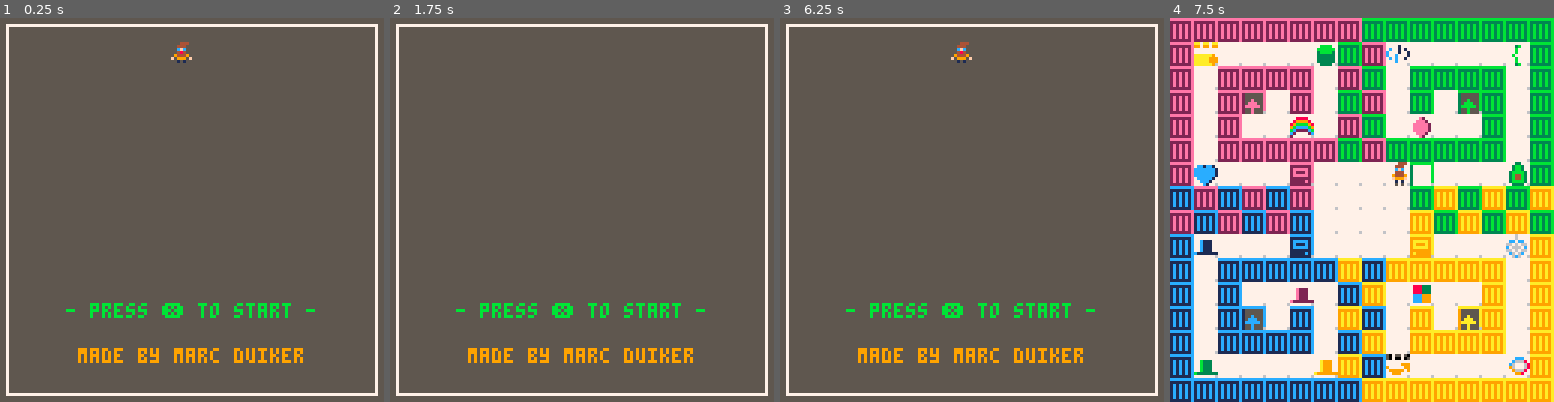
Above: before the commit, frames 1-4 (left to right).
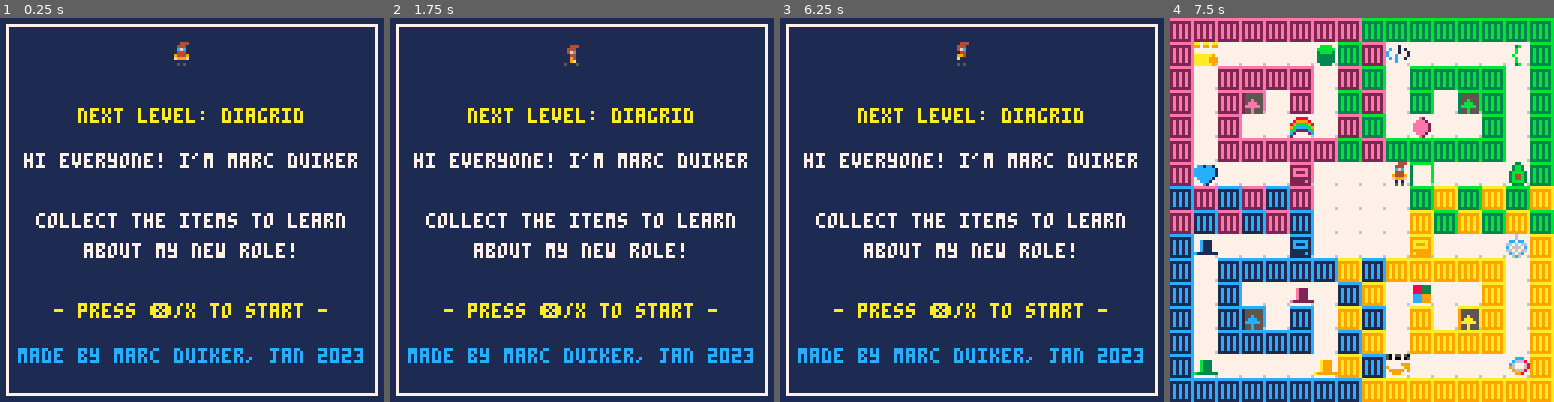
Above: after the commit, the same moments.

Repository: marcduiker/pico-8-games
Game: PICO-8 cartridge carts/diagrid/diagrid.p8
Two runs of this game, one before a commit and one after it. Both use one fixed random seed, a clock stepped at 60 frames per second and the inputs below.
Inputs:
- Up to frame 1 (0.25 s): no input
- Up to frame 2 (1.75 s): tap X (X key) at 0.33, 1.07 s; tap O (Z key) at 0.7, 1.7 s; hold Right from 1.6 s (still down)
- Up to frame 3 (6.25 s): tap X (X key) every 1.12 s from 1.85 to 5.2 s; release Right at 2.1 s; tap O (Z key) every 0.4 s from 2.1 to 6.1 s; hold Up 2.15-2.42 s; hold Right 2.47-3.03 s; hold Left 3.08-3.58 s; hold Down 3.63-3.97 s; hold Right 4.02-4.68 s; hold Up 4.73-5.03 s; hold Left 5.08-5.68 s; hold Down 5.73-6.03 s; hold Right from 6.08 s (still down)
- Up to frame 4 (7.5 s): tap X (X key) at 6.32, 7.43 s; tap O (Z key) at 6.5, 6.9, 7.3 s; release Right at 6.58 s; hold Right 6.63-7.13 s; hold Up 7.18-7.45 s

The runs differ from the first frame. In frame 1, 97% of the frame differs, in the area x 0-100%, y 0-100%; in frame 2, 97%; in frame 3, 97%; in frame 4, nothing differs.

Commit message:
Update start menu

Diff:
--- a/carts/diagrid/diagrid.p8
+++ b/carts/diagrid/diagrid.p8
@@ -38,62 +38,67 @@
 --menu
 
 function draw_menu()
-	local title=""
-	local instr1=""
-	local instr2=""
-	local instr3=""
+	local title="next level: diagrid"
+	local instr1="hi everyone! i'm marc duiker"
+	local instr2="collect the items to learn"
+	local instr3="about my new role!"
 	local instr4=""
-	local instr5=""
-	local instr6=""
-	local start="- press ❎ to start -"
-	local credits="made by marc duiker"
-	rectfill(0,0,127,127,5)
+	local start="- press ❎/x to start -"
+	local credits="made by marc duiker, jan 2023"
+	rectfill(0,0,127,127,1)
 	rect(2,2,125,125,7)
-	spr(get_frame(menu_dino.anim_move,menu_dino.anim_speed),menu_dino.x*8,menu_dino.y*8)
-	print(title,hcenter(title),30,11)
+	spr(get_frame(menu.anim_move,menu.anim_speed),menu.x*8,menu.y*8)
+	print(title,hcenter(title),30,10)
 	print(instr1,hcenter(instr1),45,7)
-	print(instr2)
-	print(instr3)
 	print("")
-	print(instr4)
-	print(instr5)
-	print(instr6)
-	print(start,hcenter(start)-2,95,11)
-	print(credits,hcenter(credits),110,9)
+	print(instr2,hcenter(instr2),65,7)
+	print(instr3, hcenter(instr3),75,7)
+	print("")
+	print(start,hcenter(start)-2,95,10)
+	print(credits,hcenter(credits),110,12)
 end
 
 function update_menu()
-	menu_dino={
+	menu={
 		x=7,
 		y=1,
 		anim_speed=10,
-		anim_move={6,7}
+		anim_move={1,2,3,4,5,6}
 	}
 
 	if btnp(❎) then
-		sfx(5)
+		sfx(3)
 		_upd=update_game
 		_drw=draw_player
 	end
 end
 
-function update_game_over()
-	if btnp(❎) then
-		run()
-	end
-end
-
-function draw_game_over()
-	local text1="congratulations!"
-	local text2="you finished in "..flr(elapsed_time).." sec"
-	local text3="press ❎ to play again"
-	local x1=hcenter(text3)-8
-	local x2=x1+#text3*4+14
+function update_message()
+	local text1="thanks for playing!"
+	local text2="press ❎/x to play again"
+	local x1=hcenter(text2)-8
+	local x2=x1+#text2*4+14
 	rectfill(x1,40,x2,84,0)
 	rect(x1+2,42,x2-2,82,7)
 	print(text1,hcenter(text1),50,7)
 	print(text2,hcenter(text2),60,7)
-	print(text3,hcenter(text3)-2,70,7)
+end
+
+function update_game_over()
+	if btnp(❎) then
+		run()
+	end
+end
+
+function draw_game_over()
+	local text1="thanks for playing!"
+	local text2="press ❎/x to play again"
+	local x1=hcenter(text2)-8
+	local x2=x1+#text2*4+14
+	rectfill(x1,40,x2,84,0)
+	rect(x1+2,42,x2-2,82,7)
+	print(text1,hcenter(text1),50,7)
+	print(text2,hcenter(text2),60,7)
 end
 
 function hcenter(s)
